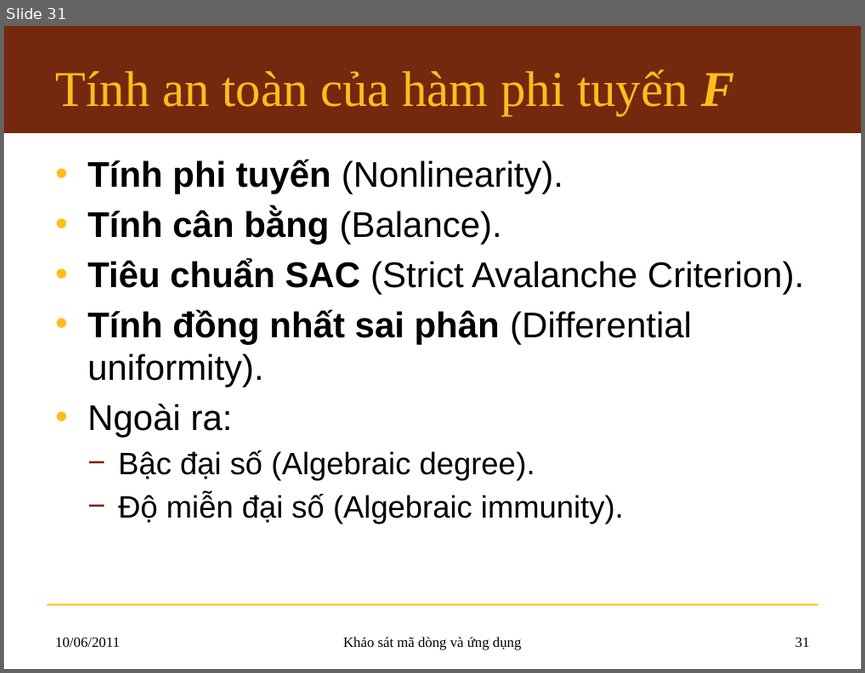
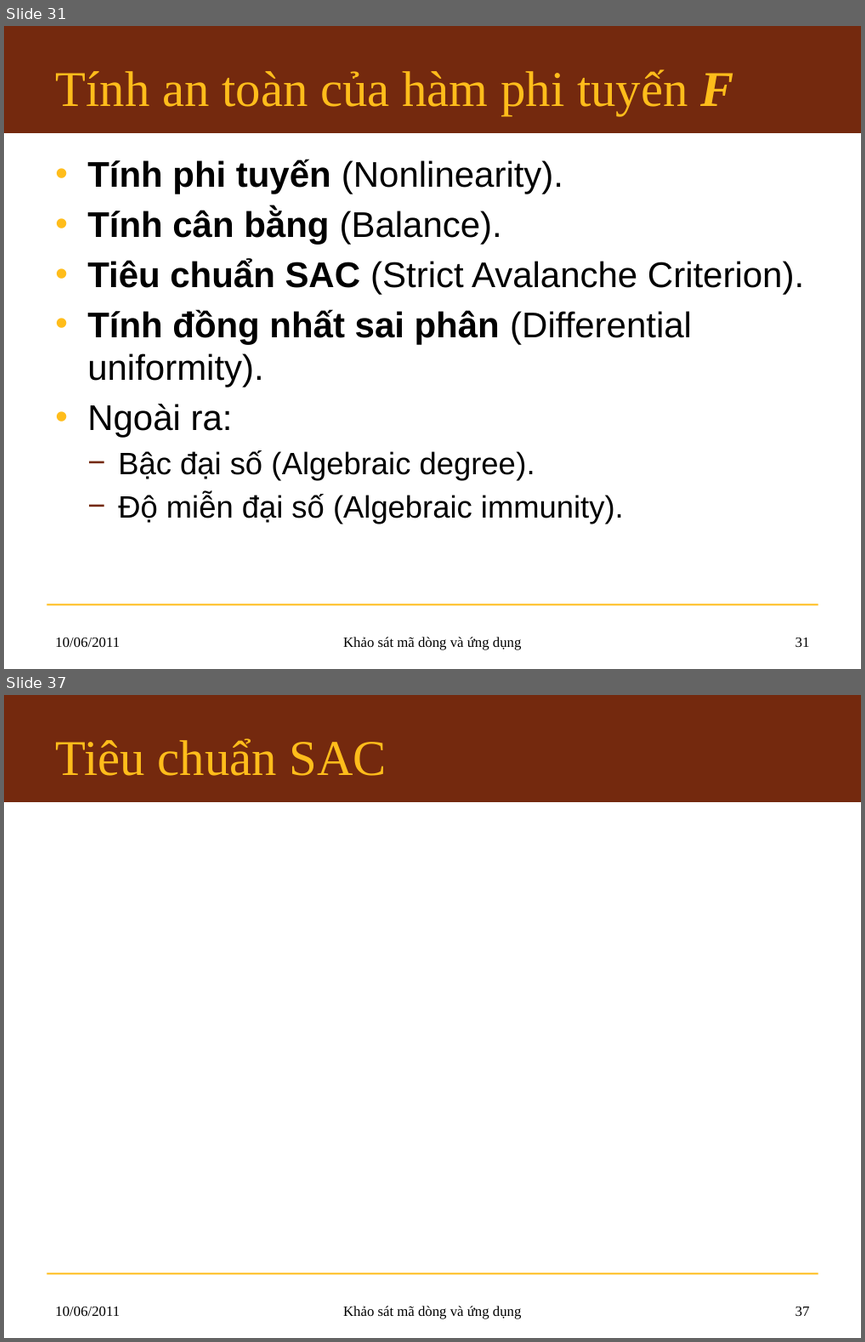
Before and after one commit to hemprasad/lvmm-sc, a slide deck: 7.Slide/KLTN_Slide.pptx. Shown one above the other, each under a label of ours: slide 31 before the commit, slides 31 and 37 after it; the slides between them are not shown. The pictures are 865x673 and 865x1342 pixels, drawn with LibreOffice and Linux fonts; fonts in the diff are those of the drawing; background and template pictures are left out. Boxes give left, top, right and bottom in pixels: in the first picture for what was removed or moved away, otherwise in the second. Text is boxed around its words. In the diff, an @@ line names an element or a change of style, - is before the commit and + after.

```diff
--- a/7.Slide/KLTN_Slide.pptx
+++ b/7.Slide/KLTN_Slide.pptx
@@ slide 37 added at <box>4,695,861,1338</box>, background #FFFFFF; not listed: 2 template elements that a slide beside it also shows @@
@@ title added at <box>55,738,386,776</box>, 42 pt, text #FFBD1B @@
+Tiêu chuẩn SAC
@@ text added at <box>55,1306,120,1315</box>, 12 pt, text #000000 @@
+10/06/2011
@@ text added at <box>343,1305,522,1319</box>, 12 pt, text #000000 @@
+Khảo sát mã dòng và ứng dụng
@@ page number added at <box>795,1306,810,1315</box>, 12 pt, text #000000 @@
+37
```
Also in this commit, not shown: 5 other slides added.
